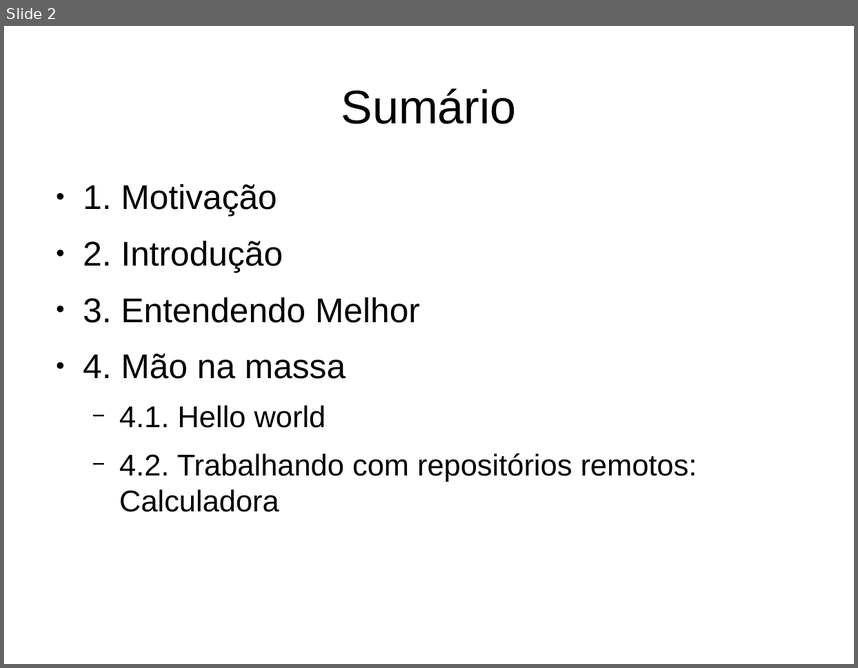
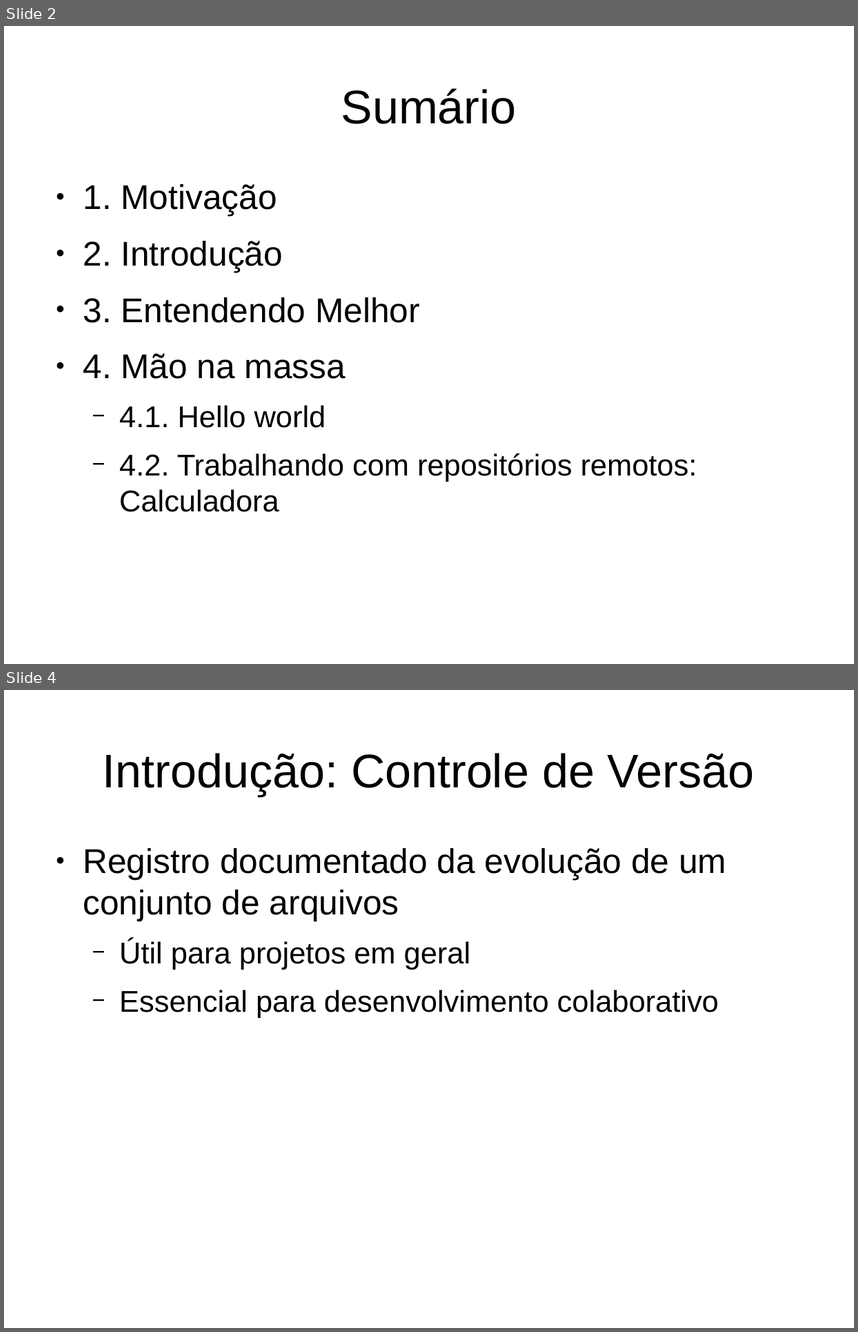
Before and after one commit to LucasElArruda/treinamento_git, a slide deck: capacita_git.odp. Shown one above the other, each under a label of ours: slide 2 before the commit, slides 2 and 4 after it; the slides between them are not shown. The pictures are 858x668 and 858x1332 pixels, drawn with LibreOffice and Linux fonts; fonts in the diff are those of the drawing. Boxes give left, top, right and bottom in pixels: in the first picture for what was removed or moved away, otherwise in the second. Text is boxed around its words. In the diff, an @@ line names an element or a change of style, - is before the commit and + after.

```diff
--- a/capacita_git.odp
+++ b/capacita_git.odp
@@ slide 4 added at bbox=[4, 690, 854, 1328], background #FFFFFF @@
@@ title added at bbox=[103, 753, 755, 796], 44 pt, text #000000 @@
+Introdução: Controle de Versão
@@ text added at bbox=[83, 848, 726, 1018], 28 pt, text #000000 @@
+● Registro documentado da evolução de um conjunto de arquivos
+  − Útil para projetos em geral
+  − Essencial para desenvolvimento colaborativo
```
Also in this commit, not shown: 1 other slide added.
